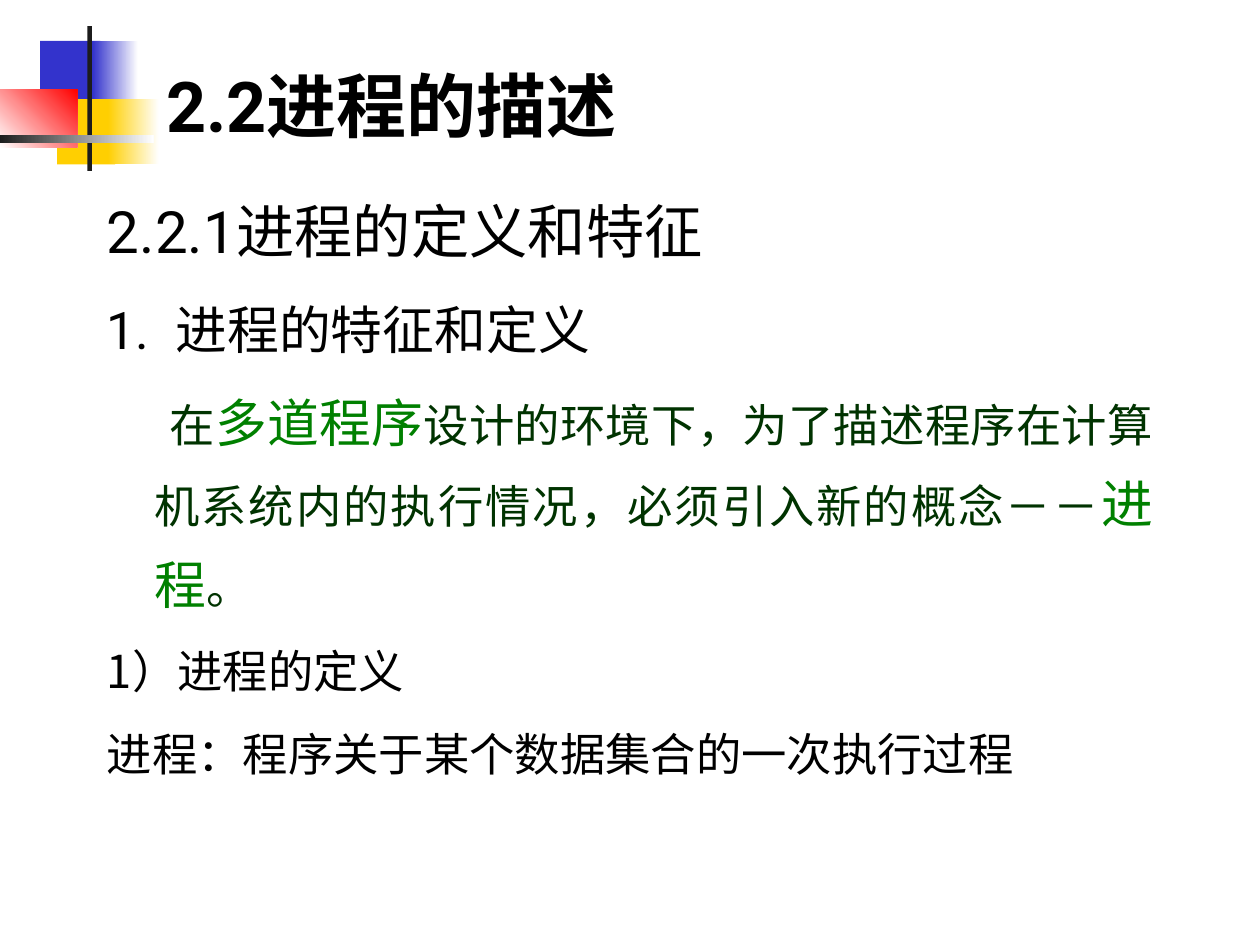
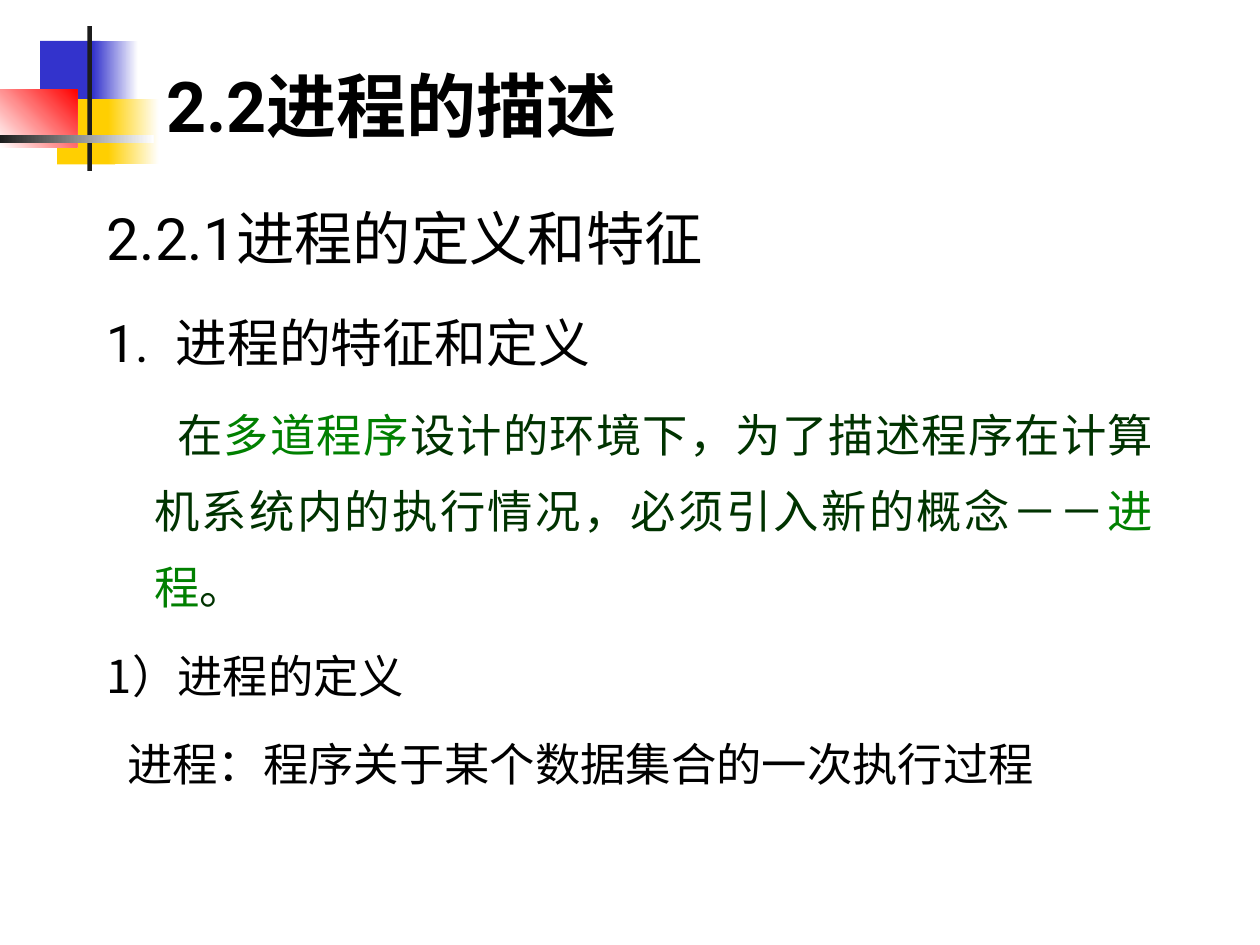
Before and after one commit to edu2act/course-OS, a slide deck: slide 23 of materials/slides/OS_Chap 2.ppt. Drawn at 1260x945 pixels with LibreOffice and Linux fonts; fonts in the diff are those of the drawing. Boxes give left, top, right and bottom in pixels: in the first picture for what was removed or moved away, otherwise in the second. Text is boxed around its words. In the diff, an @@ line names an element or a change of style, - is before the commit and + after.

```diff
--- a/materials/slides/OS_Chap 2.ppt
+++ b/materials/slides/OS_Chap 2.ppt
@@ text "2.2.1进程的定义和特征" at (107, 210, 1153, 785): size 29.6 to 25.9 pt in "在多道程序设计的环境下，为了描述程序在计算机系统内的执行情况，必须引入新的概念－－进程。"; line spacing 1.3 to 1.4 @@
```
Also in this commit, not shown: 13 other slides changed, 2 other files.
